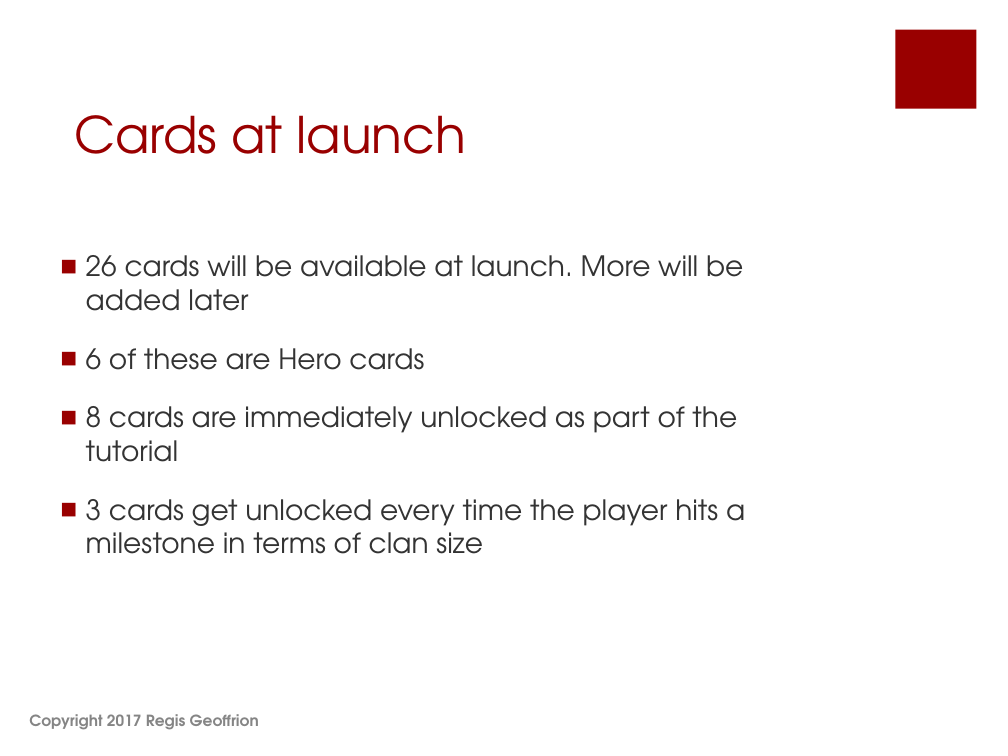
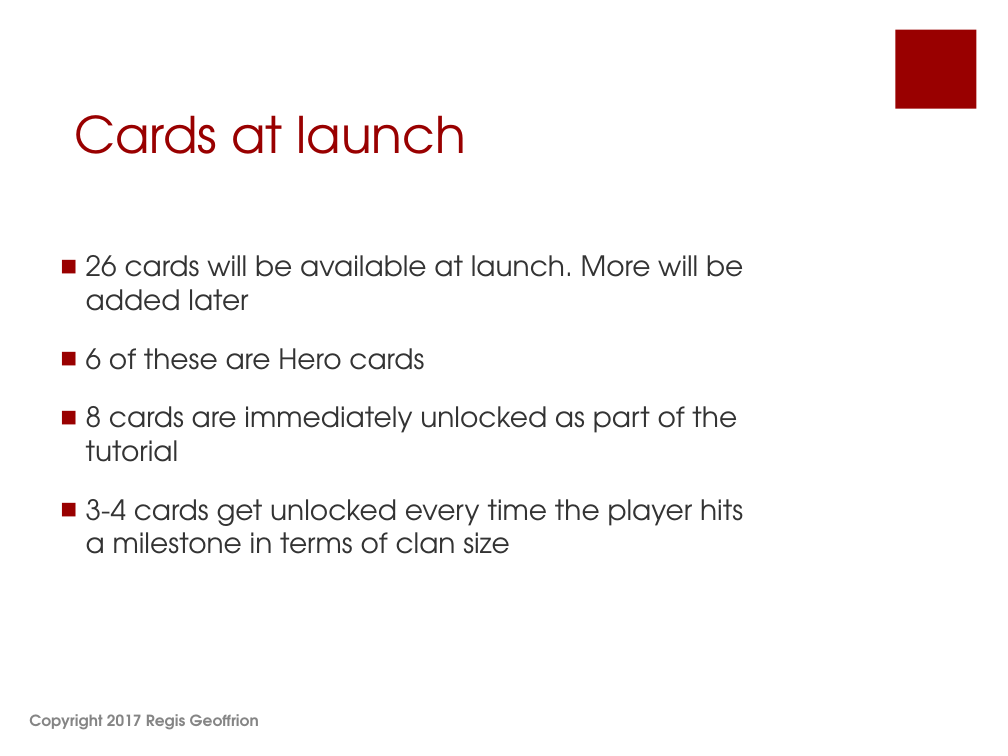
Before and after one commit to shahbazGamedev/Hero-s-Run, a slide deck: slide 36 of Documents/Earth Alone.pptx (slide 35 before the commit). Drawn at 1008x756 pixels with LibreOffice and Linux fonts; fonts in the diff are those of the drawing. Boxes give left, top, right and bottom in pixels: in the first picture for what was removed or moved away, otherwise in the second. Text is boxed around its words. In the diff, an @@ line names an element or a change of style, - is before the commit and + after.

```diff
--- a/Documents/Earth Alone.pptx
+++ b/Documents/Earth Alone.pptx
@@ text at (86,499,743,554): text changed @@
-■ 3 cards get unlocked every time the player hits a milestone in terms of clan size
+■ 3-4 cards get unlocked every time the player hits a milestone in terms of clan size
```
Also in this commit, not shown: 13 other slides changed, 1 slide added.
